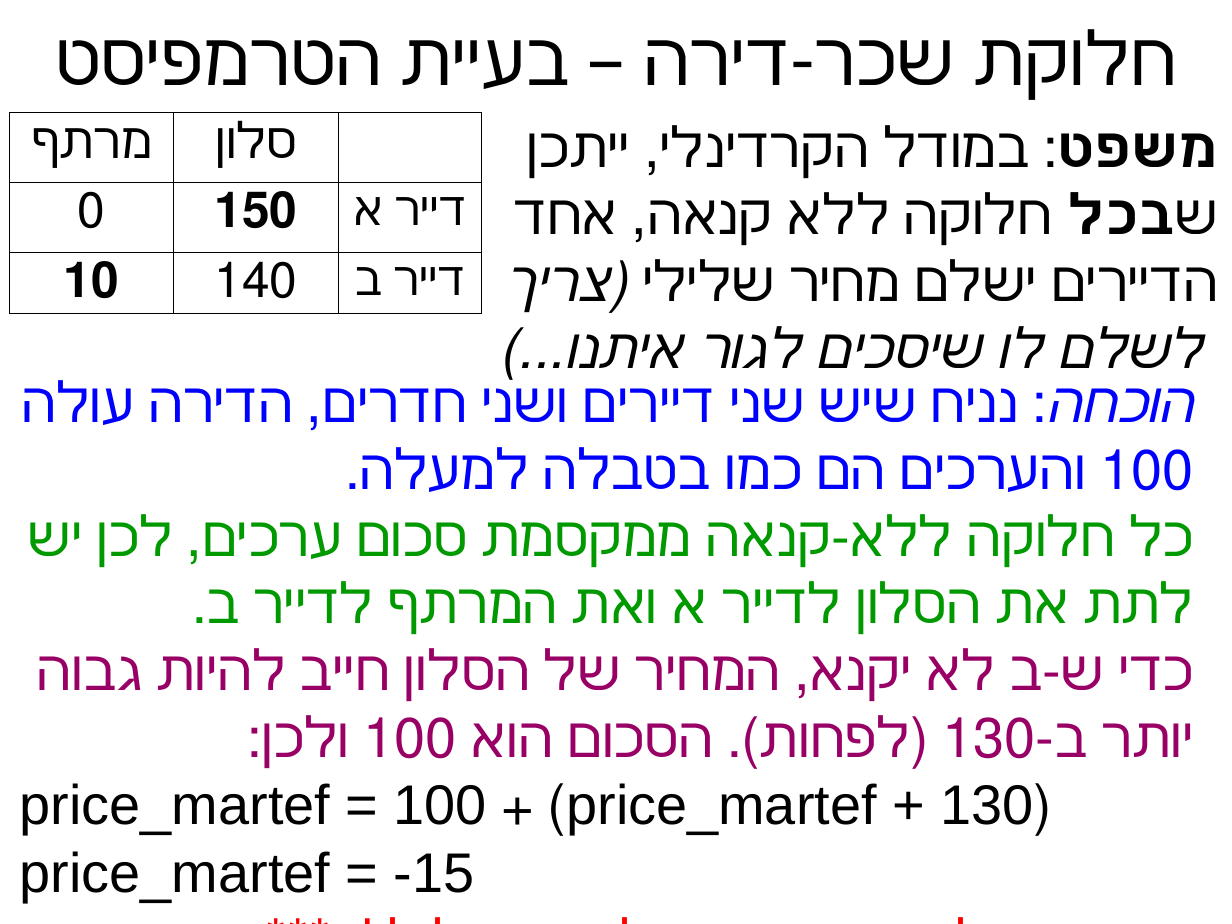
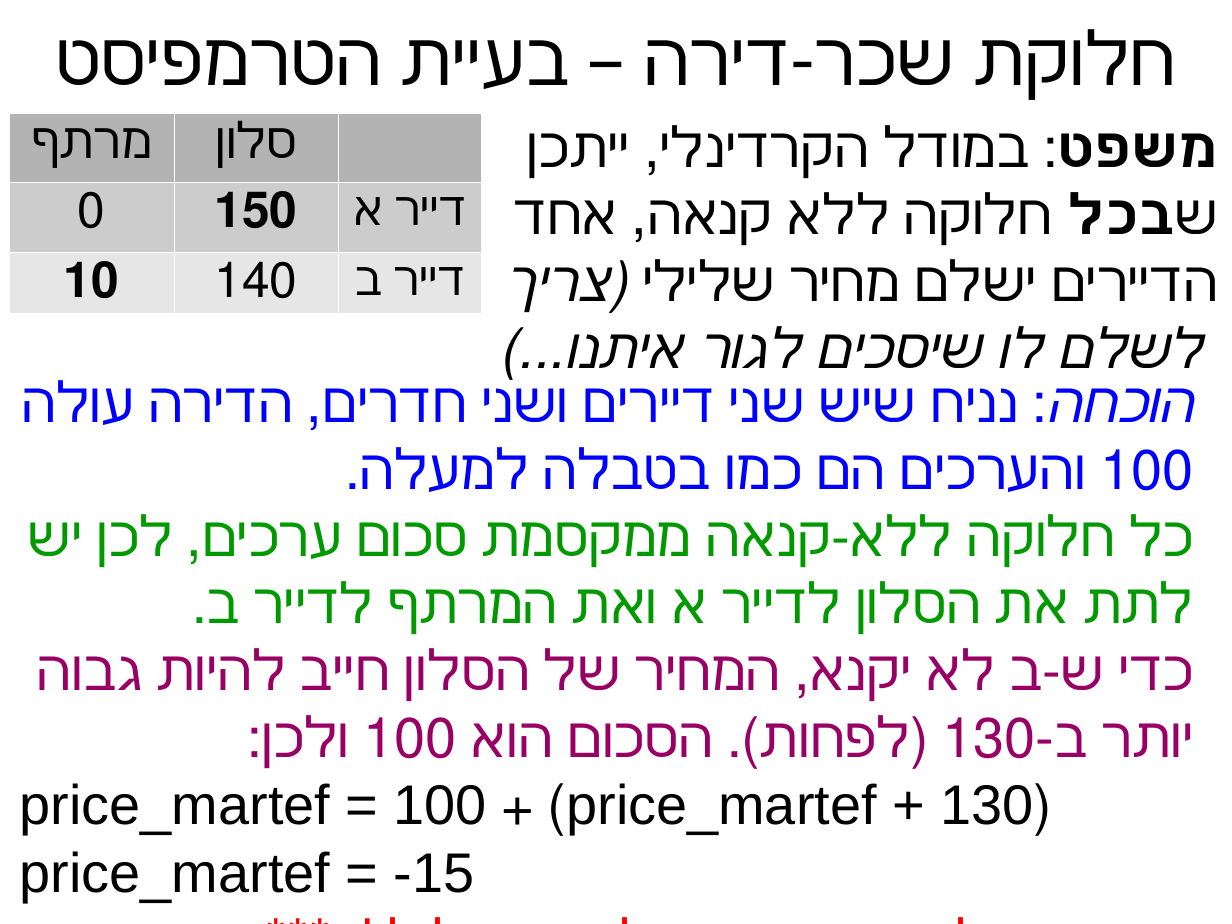
Before and after one commit to erelsgl-at-ariel/algorithms-5781, a slide deck: slide 24 of 03-rental-harmony/slides.odp. Drawn at 1232x924 pixels with LibreOffice and Linux fonts; fonts in the diff are those of the drawing. Boxes give left, top, right and bottom in pixels: in the first picture for what was removed or moved away, otherwise in the second. Text is boxed around its words. In the diff, an @@ line names an element or a change of style, - is before the commit and + after.

```diff
--- a/03-rental-harmony/slides.odp
+++ b/03-rental-harmony/slides.odp
@@ table at [9,113,481,320] @@
@@ fill none to #B3B3B3 in 2 cells @@
@@ fill none to #CCCCCC in row 2 @@
@@ fill none to #E6E6E6 in row 3 @@
@@ borders changed @@
```
Also in this commit, not shown: 8 other slides changed, 7 other files.
